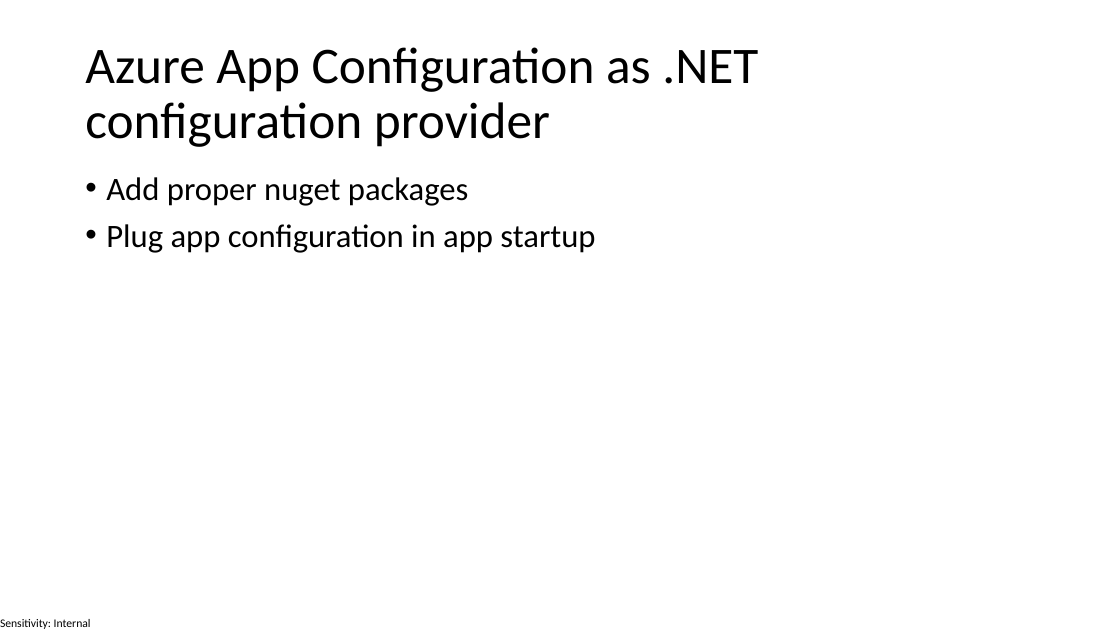
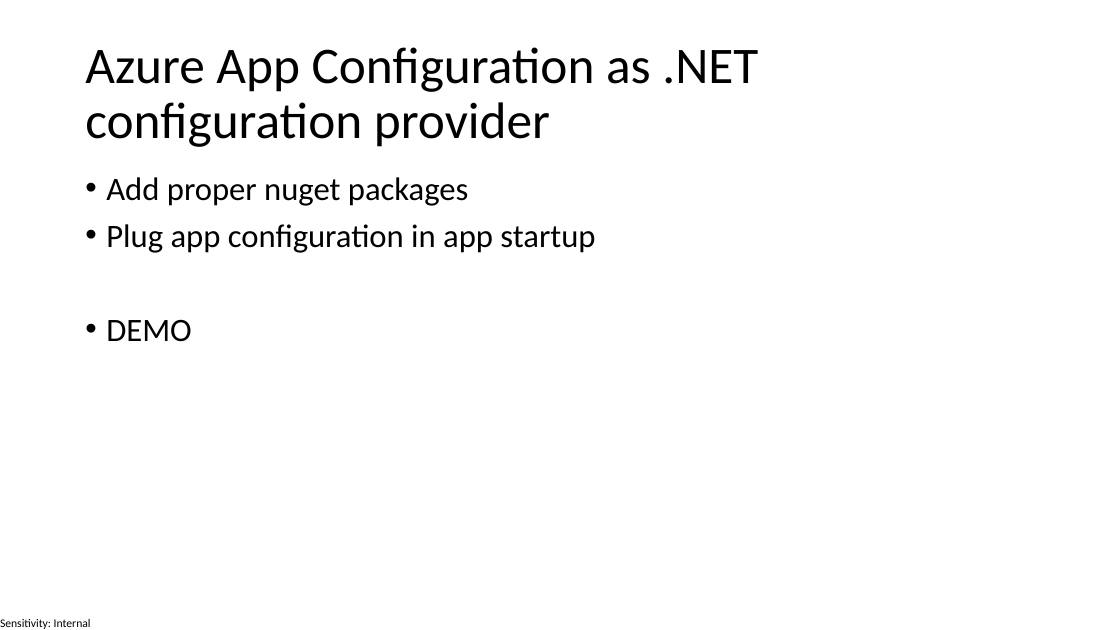
Before and after one commit to sabbadino/global-azure-app-config-key-vault, a slide deck: slide 6 of files/Azure-app-configuration-and-Azure-key-vault.pptx. Drawn at 1120x630 pixels with LibreOffice and Linux fonts; fonts in the diff are those of the drawing. Boxes give left, top, right and bottom in pixels: in the first picture for what was removed or moved away, otherwise in the second. Text is boxed around its words. In the diff, an @@ line names an element or a change of style, - is before the commit and + after.

```diff
--- a/files/Azure-app-configuration-and-Azure-key-vault.pptx
+++ b/files/Azure-app-configuration-and-Azure-key-vault.pptx
@@ text at box(106, 319, 191, 342): paragraph added @@
+• DEMO
```
